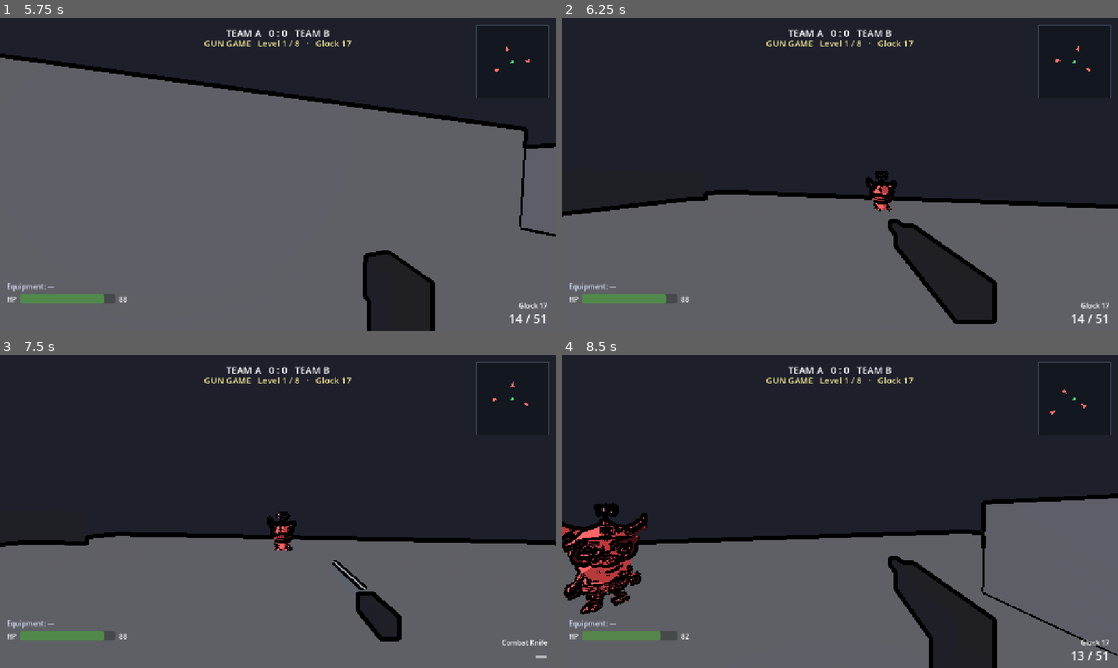
Above: before the commit, frames 1-4 (two rows, left to right).
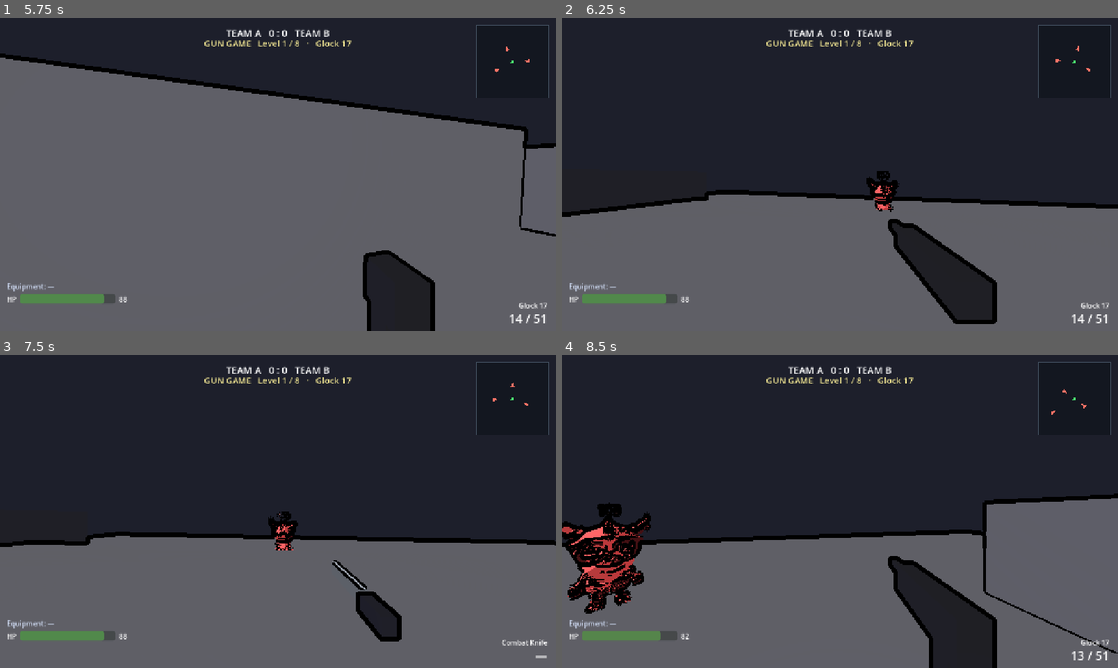
Above: after the commit, the same moments.

Repository: ctrl-research/fps
Game: Godot game, scene res://addons/godot-multiplayer-weapon-system/scenes/main.tscn
The game is run twice, just before and just after one commit, with the same random seed, the same clock (stepped at 60 frames per second) and the same inputs.
Inputs (mouse positions are in pixels of both pictures, inside the frame that each line leads up to):
- Up to frame 1 (5.75 s): click (266, 130) at 0.52 s; type "12" at 0.6 s; click (255, 262) at 0.75 s; type "12" at 0.83 s; click "Gun Game (vs bots)" at 1.25 s; tap Enter at 2 s; move the mouse to (305, 174) at 2.02 s; hold B (buy) 2.03-2.78 s; hold W (move_forward) from 2.03 s (still down); click (305, 174) at 2.17 s; tap Space (jump) at 2.27, 3.02, 4.52, 5.27 s; move the mouse to (250, 174) at 2.77 s; tap C (crouch) at 2.85 s; move the mouse to (289, 168) at 3.52 s; tap G (grenade) at 3.6 s; move the mouse to (272, 180) at 4.27 s; tap X (mobility) at 4.35 s; click (272, 180) at 4.42 s; move the mouse to (316, 177) at 5.02 s; press the mouse at (316, 177) at 5.03 s
- Up to frame 2 (6.25 s): keep holding W (move_forward); move the mouse to (795, 171) at 5.77 s; release the mouse at (795, 171) at 5.78 s; tap Shift (sprint, bound only after the commit) at 5.85 s; tap Space (jump) at 6.02 s
- Up to frame 3 (7.5 s): move the mouse to (283, 511) at 6.52 s; right-click (283, 511) at 6.6 s; click (283, 511) at 6.67 s; tap Space (jump) at 7.25 s; move the mouse to (255, 505) at 7.27 s; release W (move_forward) at 7.28 s; hold D (move_right) from 7.28 s (still down); tap 3 (weapon_melee) at 7.35 s
- Up to frame 4 (8.5 s): tap Space (jump) at 7.52, 8.27 s; move the mouse to (867, 511) at 8.02 s; release D (move_right) at 8.03 s; hold W (move_forward) from 8.03 s (still down); tap 1 (weapon_primary) at 8.1 s

Frame 1 is identical in both runs. In frame 2, 0.3% of the frame differs, in the area x 0-61%, y 48-64%; in frame 3, 0.2%; in frame 4, 1.8%, in the area x 0-100%, y 11-96%.

Commit message:
fix: bind sprint to Shift (was a stale Godot 3 keycode)
sprint's physical_keycode was 16777238 (Godot 3 Control), invalid in
Godot 4 so sprint went unbound. Set it to KEY_SHIFT (4194325).

Co-Authored-By: Claude Opus 4.8 (1M context) <noreply@anthropic.com>

Diff:
--- a/project.godot
+++ b/project.godot
@@ -96,7 +96,7 @@
 }
 sprint = {
 "deadzone": 0.5,
-"events": [Object(InputEventKey,"resource_local_to_scene":fa …(140 unchanged characters)… d":false,"keycode":0,"physical_keycode":16777238,"key_label":0,"unicode":0,"echo":false,"script":null)
+"events": [Object(InputEventKey,"resource_local_to_scene":fa …(140 unchanged characters)… d":false,"keycode":0,"physical_keycode":4194325,"key_label":0,"unicode":0,"echo":false,"script":null)
 ]
 }
 slide = {
